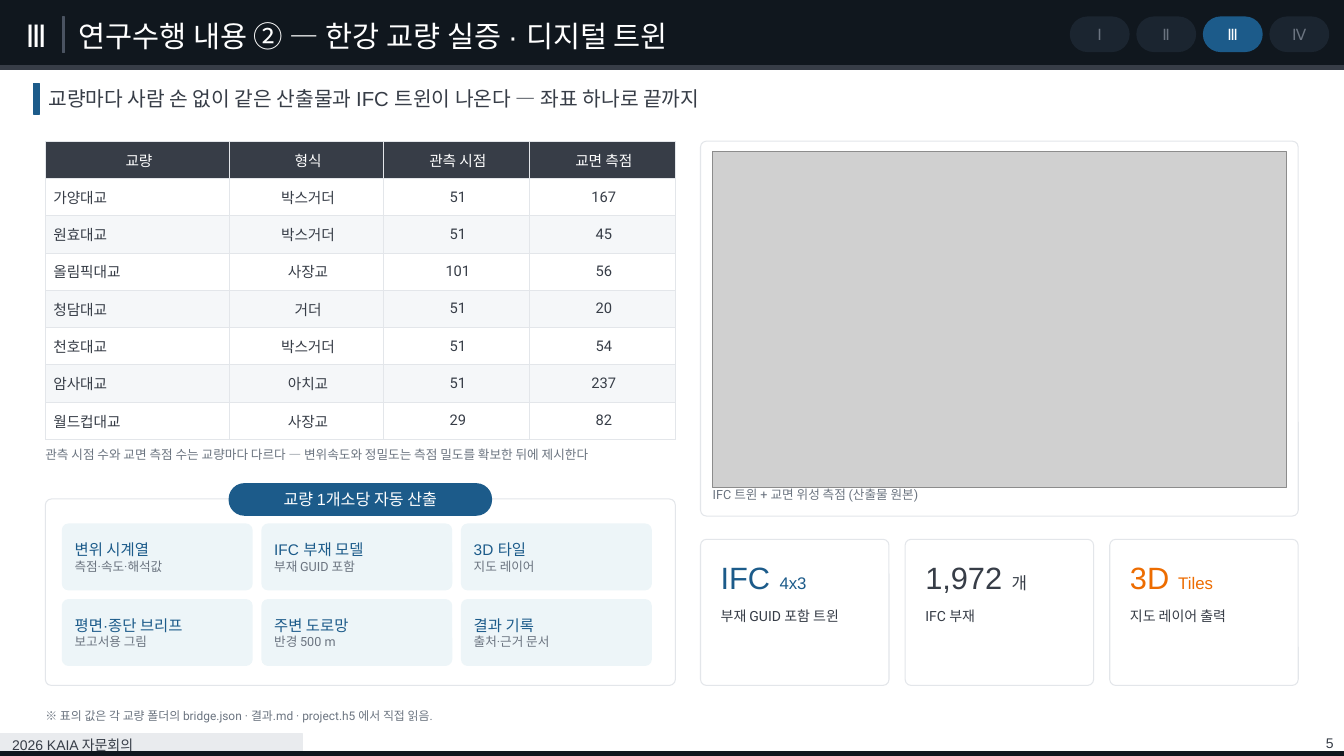
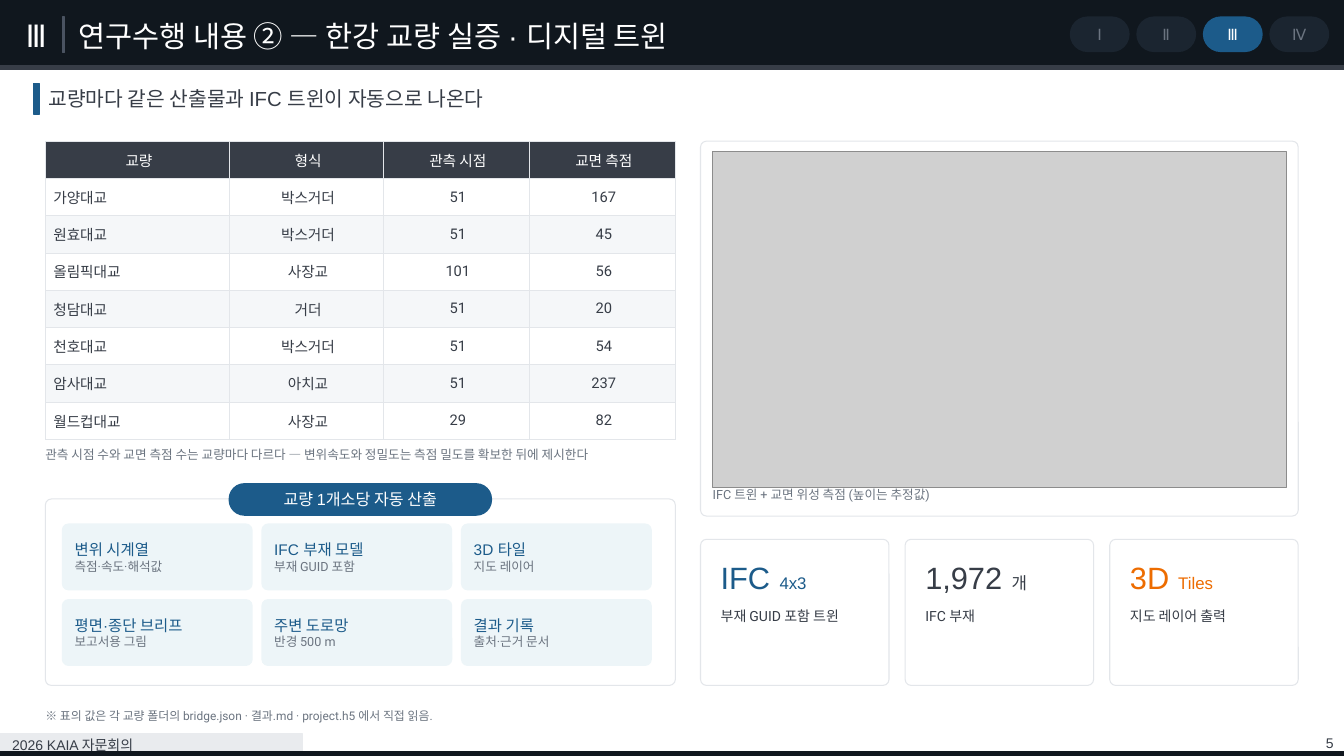
Before and after one commit to tjddnr8334-sudo/inframon, a slide deck: slide 5 of docs/KICT_Bmaps_Inframon_연구개발_7p_1.pptx. Drawn at 1344x756 pixels with LibreOffice and Linux fonts; fonts in the diff are those of the drawing; grey boxes stand for pictures. Boxes give left, top, right and bottom in pixels: in the first picture for what was removed or moved away, otherwise in the second. Text is boxed around its words. In the diff, an @@ line names an element or a change of style, - is before the commit and + after.

```diff
--- a/docs/KICT_Bmaps_Inframon_연구개발_7p_1.pptx
+++ b/docs/KICT_Bmaps_Inframon_연구개발_7p_1.pptx
@@ text at [48, 89, 483, 108]: text changed @@
-교량마다 사람 손 없이 같은 산출물과 IFC 트윈이 나온다 — 좌표 하나로 끝까지
+교량마다 같은 산출물과 IFC 트윈이 자동으로 나온다
@@ text at [713, 486, 930, 502]: text changed @@
-IFC 트윈 + 교면 위성 측점 (산출물 원본)
+IFC 트윈 + 교면 위성 측점 (높이는 추정값)
```
Also in this commit, not shown: 3 other slides changed, 3 other files.
